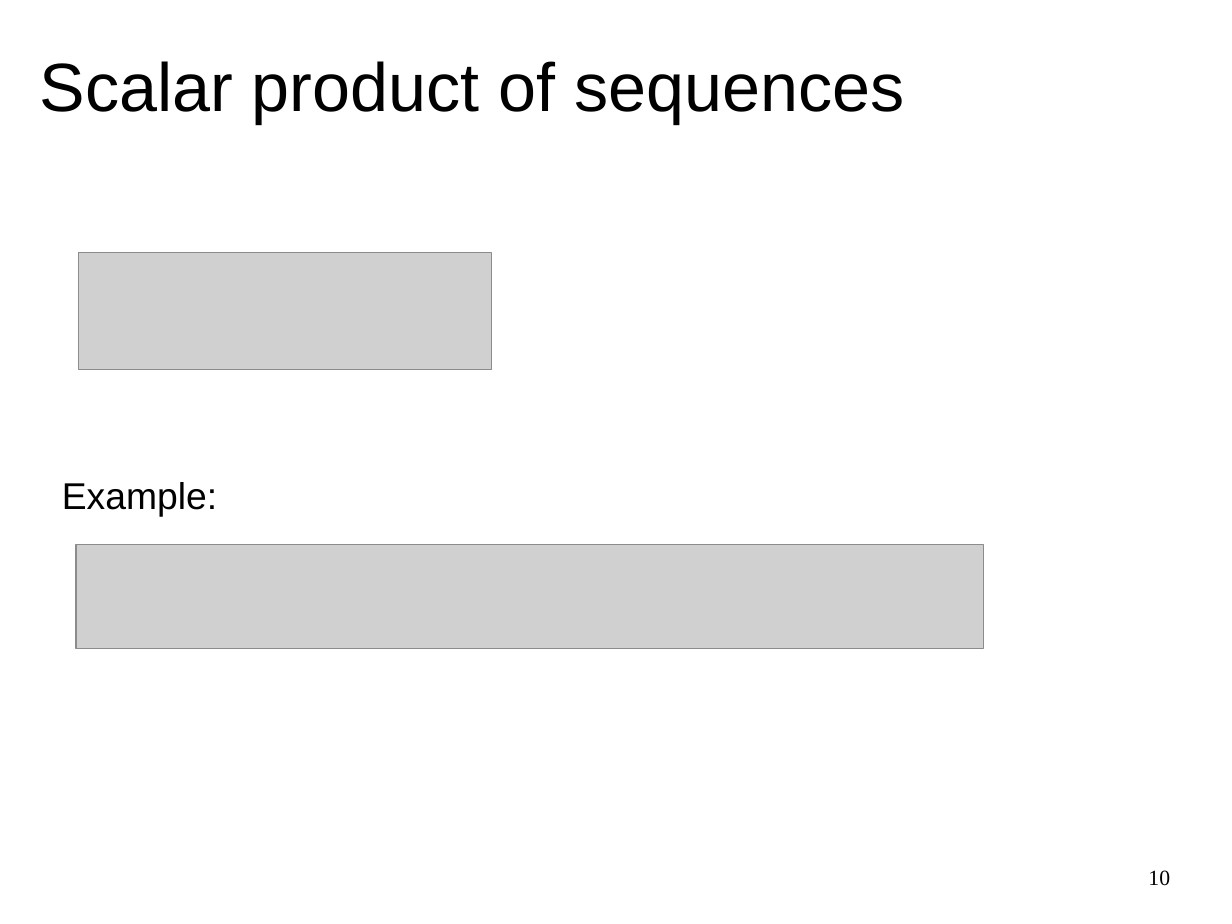
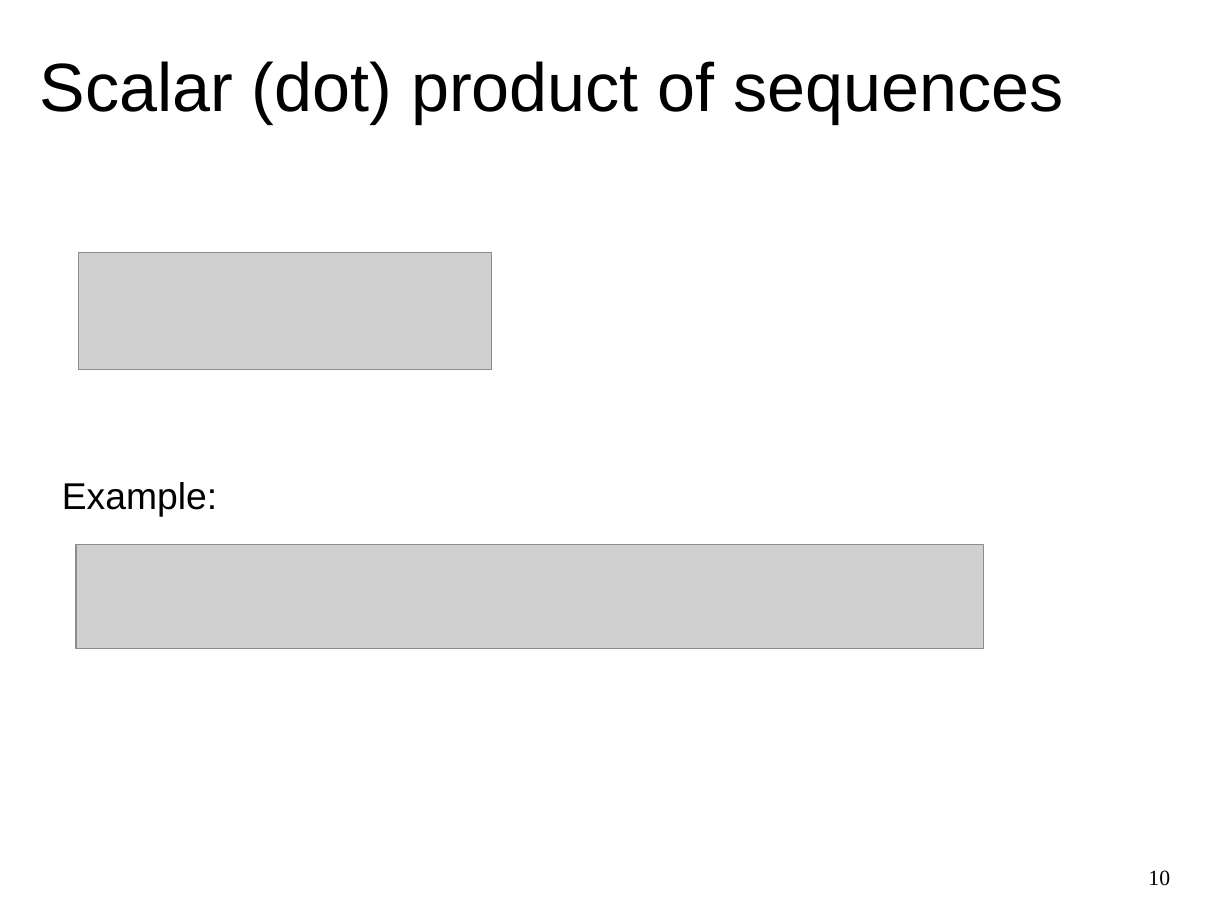
Before and after one commit to MTG/sms-tools, a slide deck: slide 10 of lectures/1-Introduction/Basic-mathematics.odp. Drawn at 1232x924 pixels with LibreOffice and Linux fonts; fonts in the diff are those of the drawing; grey boxes stand for pictures. Boxes give left, top, right and bottom in pixels: in the first picture for what was removed or moved away, otherwise in the second. Text is boxed around its words. In the diff, an @@ line names an element or a change of style, - is before the commit and + after.

```diff
--- a/lectures/1-Introduction/Basic-mathematics.odp
+++ b/lectures/1-Introduction/Basic-mathematics.odp
@@ title at [40, 61, 1064, 124]: text changed @@
-Scalar product of sequences
+Scalar (dot) product of sequences
```
Also in this commit, not shown: 5 other slides changed, 4 other files.
